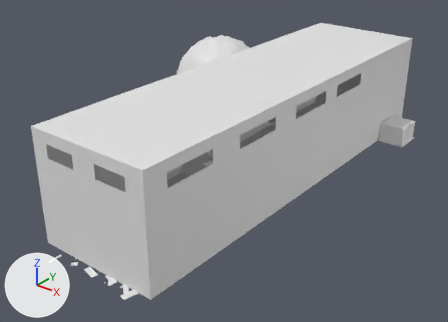
Two versions of the Blender file data/levels/cages/cages.blend, one commit apart.
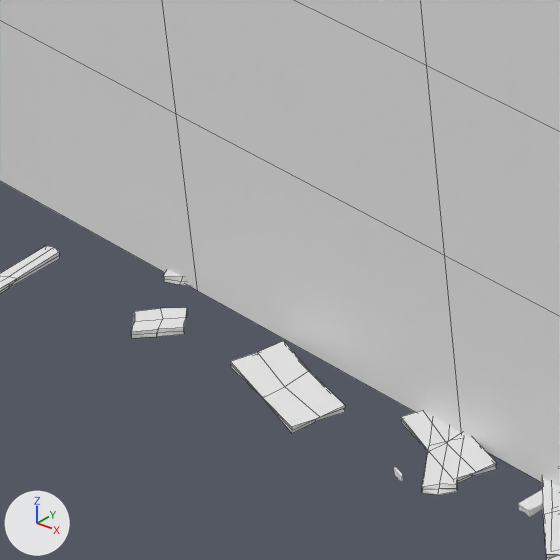
Old and new are each drawn whole from a 50 mm lens placed at (247.6, -289.5, 191.5), pointed at (-1.1, 21.3, -1.2) and again close up on the part from 12% to 28% of the width and 69% to 91% of the height. The lights are fixed; the arrows at lower left show +X, +Y and +Z. The close-ups show mesh edges as thin lines. Materials are left out; every surface is plain grey.

Names of what the first close-up shows: 'RandomBlock.513', 'RandomBlock.531', 'RandomBlock.543', 'RandomBlock.575', 'RandomBlock.597', 'RandomBlock.609', 'Walls'.
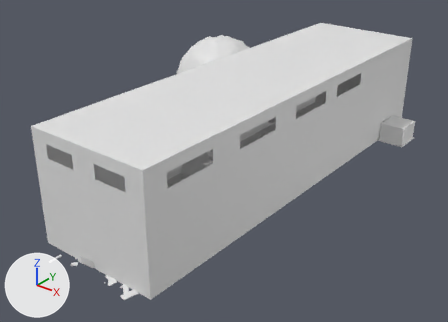
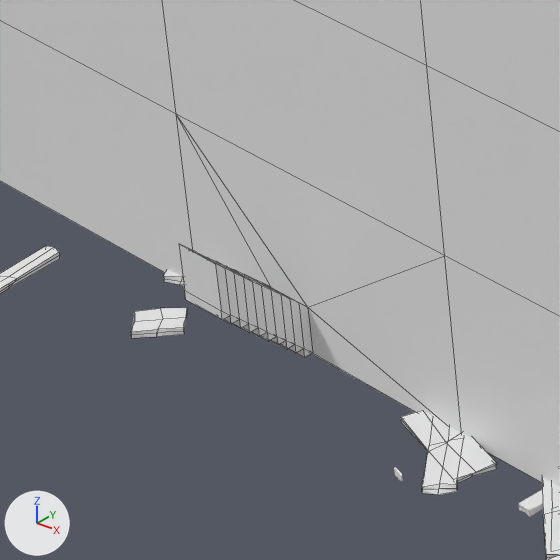
Pixel boxes (x1, y1, x2, y2) of what changed, in the close-ups (560 x 560 px):
'StairsEntrance', added: after (179, 244, 313, 357)
'RandomBlock.575', deleted: before (230, 341, 346, 433)
part 1 of me_meshwalls, built on: (176, 114, 462, 432) in both

What changed in the scene script:
```text
Change me_meshwalls:
    used by ob_walls; location = (2.7, -15.41, 0.0); scale = (1.2, 2.0, 1.0)
    remove me_meshwalls.from_pydata(...)  # 173 vertices, 175 faces; spans x -11.4..71.1, y -53.8..88.7, z 0.0..70.0
    add me_meshwalls.from_pydata(...)  # 177 vertices, 182 faces; spans x -11.4..71.1, y -53.8..88.7, z 0.0..70.0
    me_meshwalls part 1
    1 face is deleted
    4 vertices are added at (17.7, -53.8, 3.8), (20.7, -53.8, 3.8), (17.7, -53.8, 0.2), (20.7, -53.8, 0.2)
    8 new faces join them
Add me_meshstairsentrance:
    me_meshstairsentrance.from_pydata(...)  # 64 vertices, 71 faces; spans x -0.27..0.45, y -0.2..1.92, z 0.84..2.19
Remove ob_randomblock_575:
    ob_randomblock_575 = bpy.data.objects.new('RandomBlock.575', me_meshrandomblock)
    ob_randomblock_575.location = (30.72, -126.84, -0.07)
    ob_randomblock_575.rotation_euler = (0.0, 0.0, -1.822)  # degrees (0, 0, -104)
    ob_randomblock_575.scale = (2.72, 2.87, 0.5)
Add ob_stairsentrance:
    ob_stairsentrance = bpy.data.objects.new('StairsEntrance', me_meshstairsentrance)
    ob_stairsentrance.location = (26.23, -133.94, 1.22)
    ob_stairsentrance.rotation_euler = (1.571, 0.0, -3.142)  # degrees (90, 0, -180)
    ob_stairsentrance.scale = (5.0, 5.0, 5.0)
```
